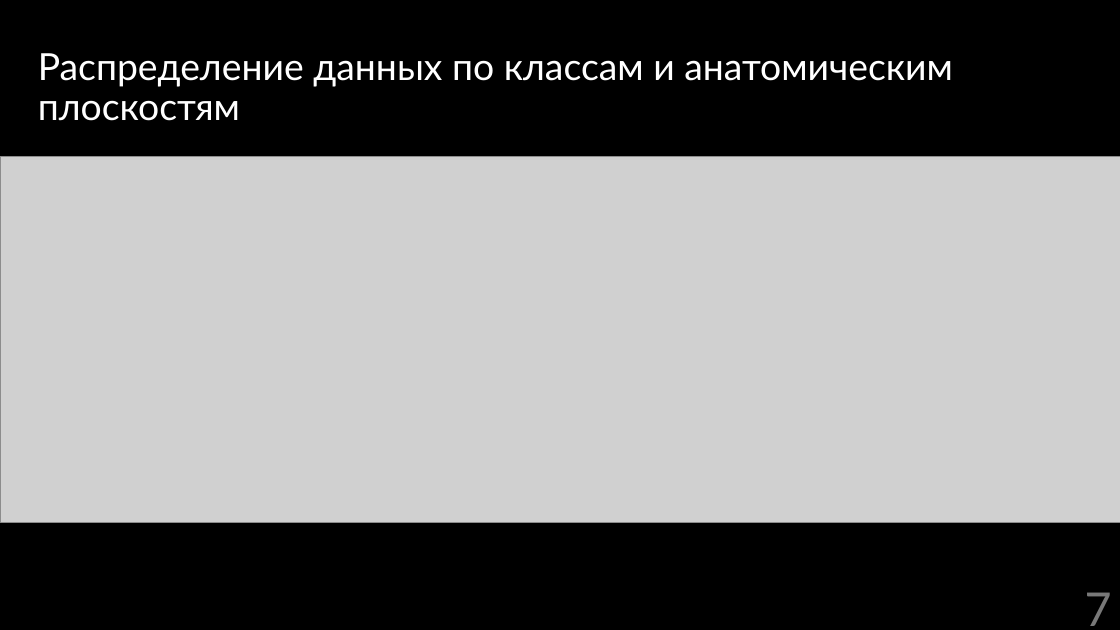
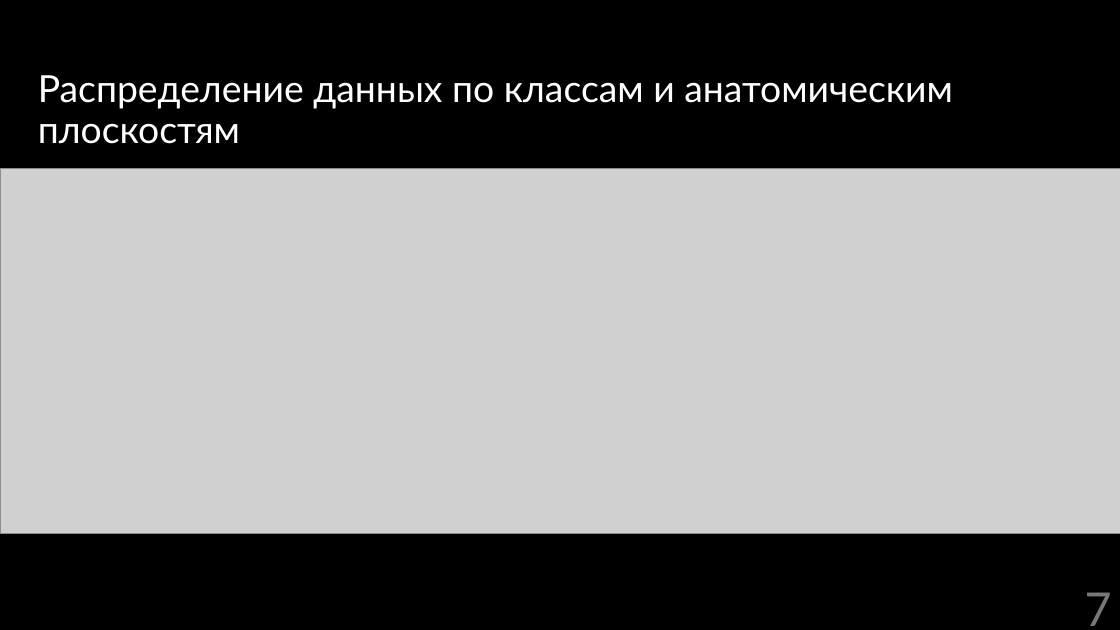
Before and after one commit to asardinka/Artificial-intelligence-project, a slide deck: slide 7 of Presentation.pptx. Drawn at 1120x630 pixels with LibreOffice and Linux fonts; fonts in the diff are those of the drawing; grey boxes stand for pictures; background and template pictures are left out. Boxes give left, top, right and bottom in pixels: in the first picture for what was removed or moved away, otherwise in the second. Text is boxed around its words. In the diff, an @@ line names an element or a change of style, - is before the commit and + after.

```diff
--- a/Presentation.pptx
+++ b/Presentation.pptx
@@ text "Распределение данных по классам и ...": place and size @@
-text "Распределение данных по классам и ..." at (38, 53, 953, 121)
+text "Распределение данных по классам и ..." at (38, 75, 953, 144)
@@ picture: place and size @@
-picture at (0, 157, 1120, 523)
+picture at (0, 168, 1120, 534)
```
Also in this commit, not shown: 5 other slides changed, 1 slide added, 1 slide removed, 8 other files.
